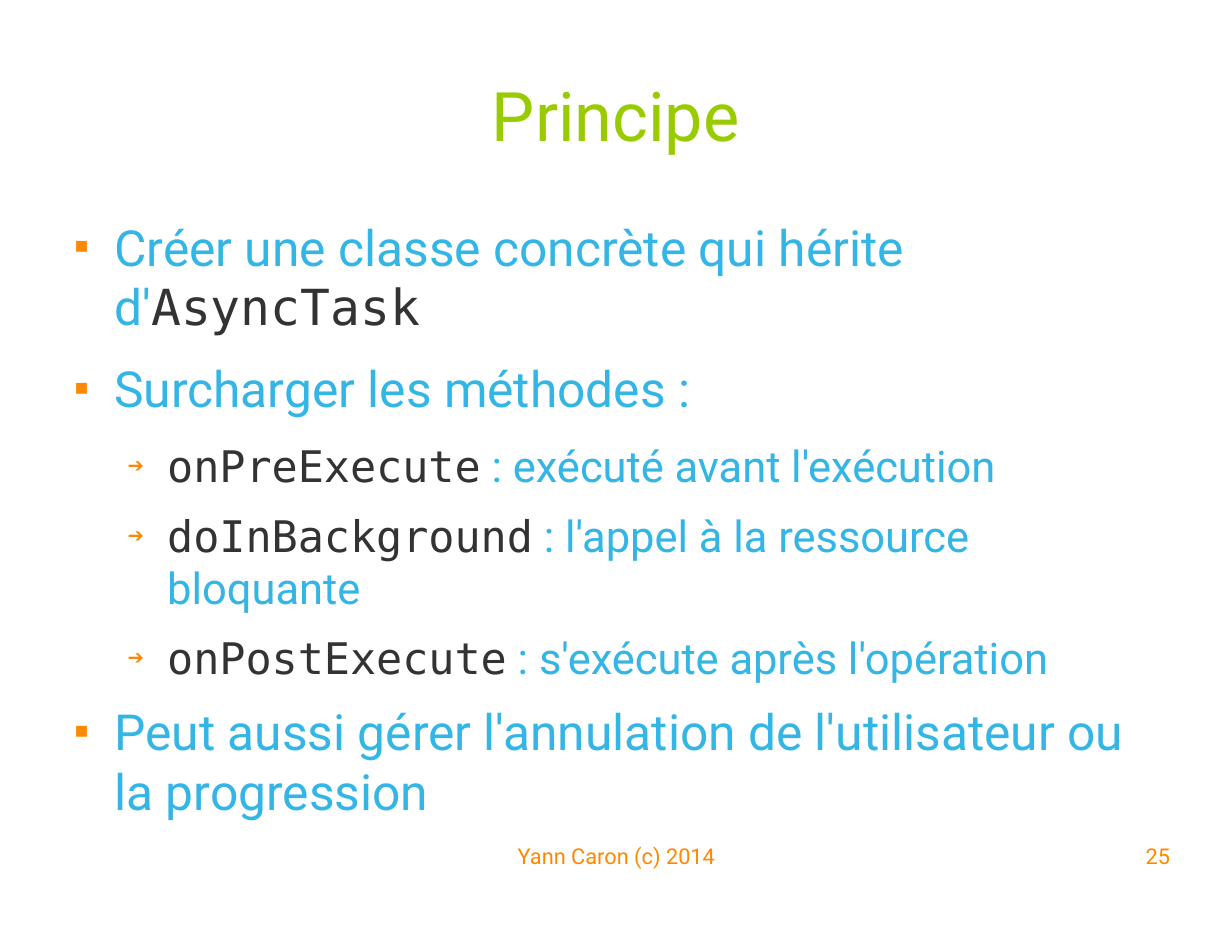
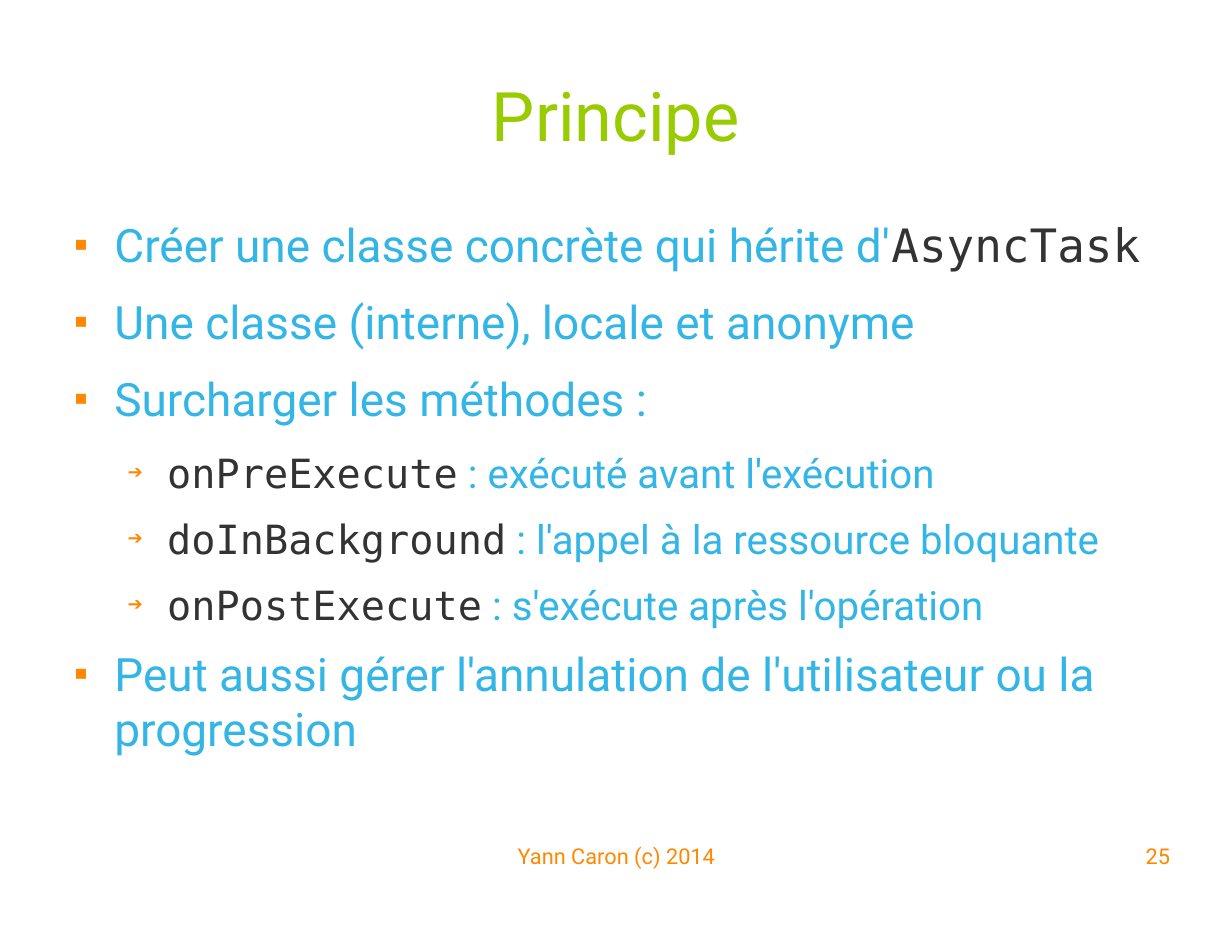
Before and after one commit to YannCaron/Android-ENSG, a slide deck: slide 25 of 09 - WebServices.odp. Drawn at 1232x925 pixels with LibreOffice and Linux fonts; fonts in the diff are those of the drawing; background and template pictures are left out. Boxes give left, top, right and bottom in pixels: in the first picture for what was removed or moved away, otherwise in the second. Text is boxed around its words. In the diff, an @@ line names an element or a change of style, - is before the commit and + after.

Commit message:
webservice server & asynctask

```diff
--- a/09 - WebServices.odp
+++ b/09 - WebServices.odp
@@ text at bbox=[114, 227, 1140, 756]: size 32 to 29.6 pt in "Créer une classe concrète qui hérite d'AsyncTask", "Surcharger les méthodes :", "Peut aussi gérer l'annulation de l'utilisateur ou ..."; size 28 to 25.9 pt in "onPreExecute : exécuté avant l'exécution", "doInBackground : l'appel à la ressource bloquante", "onPostExecute : s'exécute après l'opération" @@
@@ text at bbox=[114, 302, 914, 350]: paragraph added @@
+■ Une classe (interne), locale et anonyme
```
Also in this commit, not shown: 10 other slides changed, 2 slides added, 1 slide removed, 15 other files.
